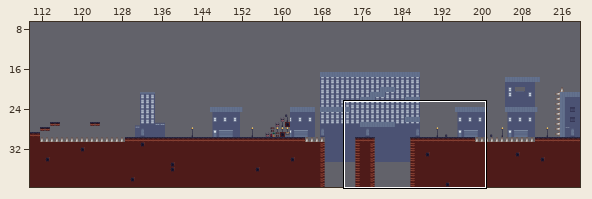
Tiled map, stored at Output/Assets/maps/Ciudad_3.tmx. Above, an overview of the earlier version with the close-up marked.
Close-up. Before:
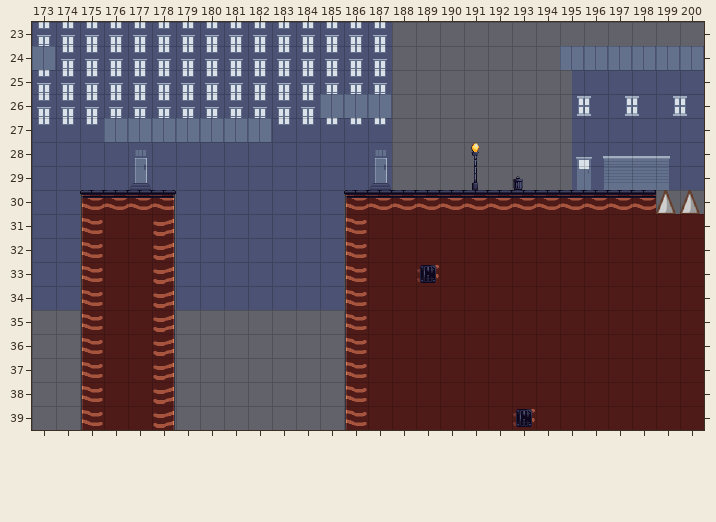
Cells are 32x32 px. Shown: x 173..200, y 23..39. The commit also changed other parts of the map, which this record leaves out.
The same view after the edit:
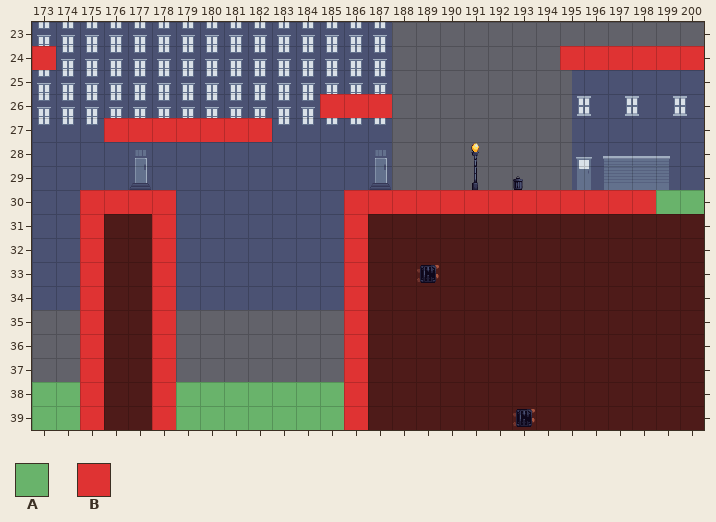
Key: from "CityTileSet": A 24, B 37.
_ is an empty cell.
Tiles of an added or newly shown layer are drawn over the layers below it.
Edits made:
Layer "Collisions" (now shown):
y 24: x 173 _ -> B; x 195..200 ______ -> BBBBBB
y 26: x 185..187 ___ -> BBB
y 27: x 176..182 _______ -> BBBBBBB
y 30: x 175..178 ____ -> BBBB; x 186..198 _____________ -> BBBBBBBBBBBBB
y 31..39: x 175 _ -> B; x 178 _ -> B; x 186 _ -> B
Layer "DeathCollisions" (now shown):
y 30: x 199..200 __ -> AA
y 38..39: x 173..174 __ -> AA; x 179..185 _______ -> AAAAAAA
